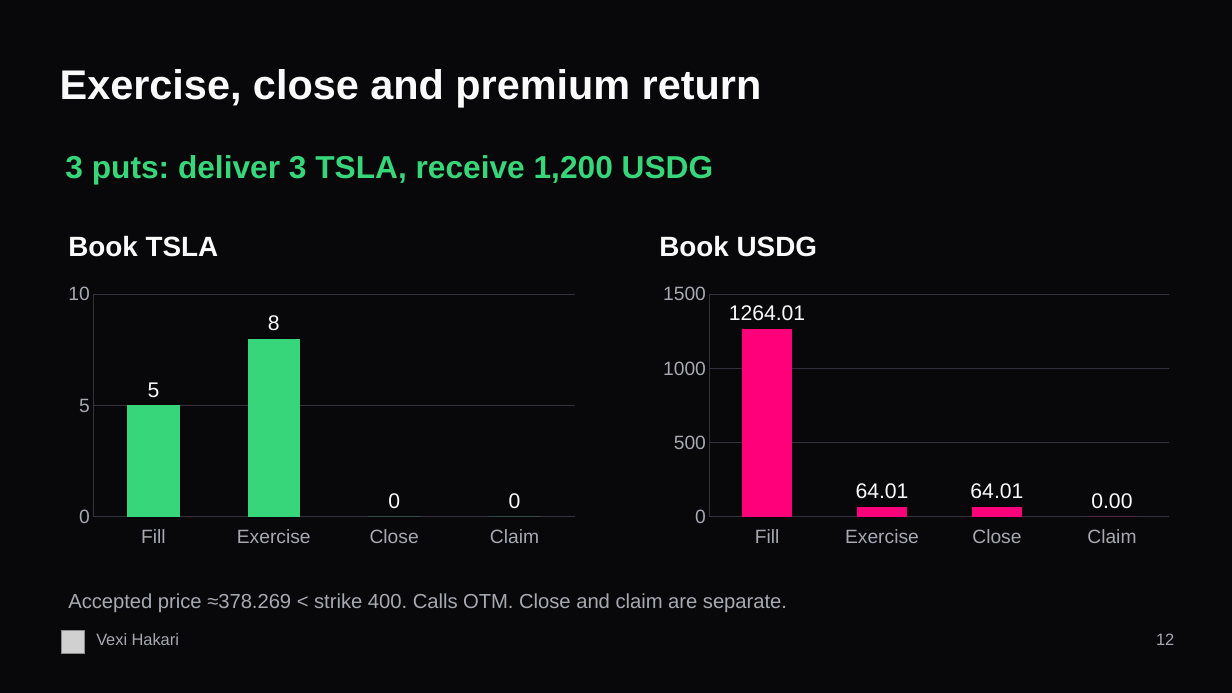
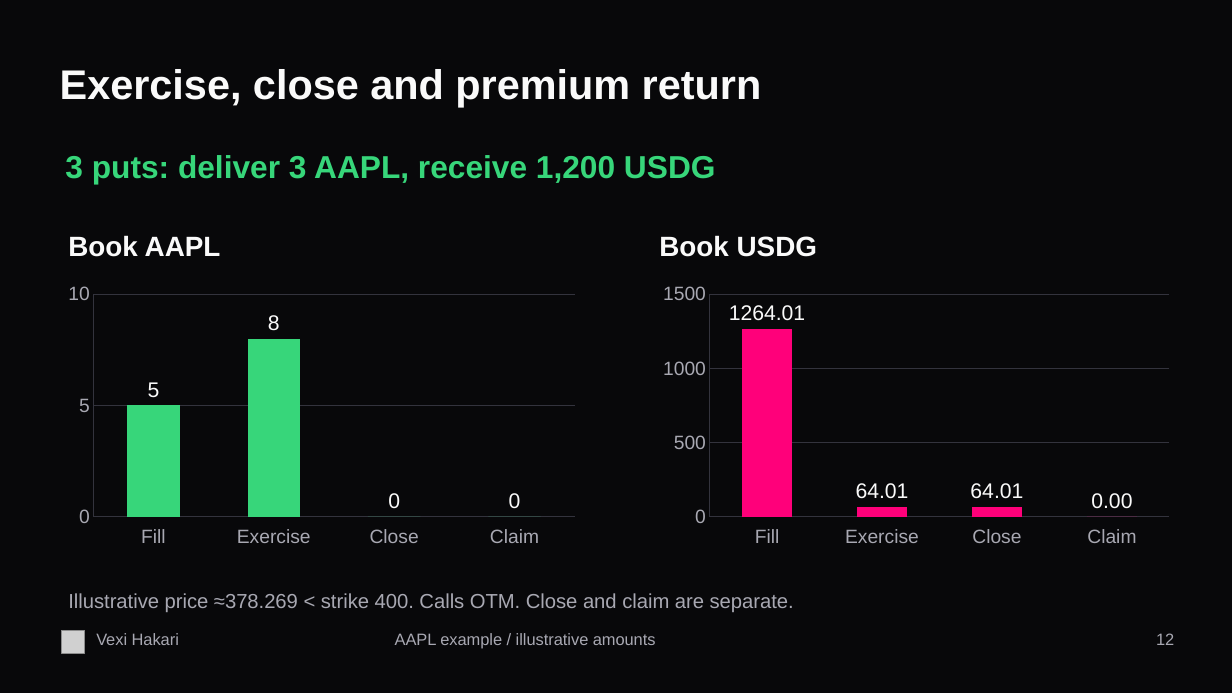
Before and after one commit to vexi-v1/vexi-hakari, a slide deck: slide 12 of docs/presentations/Vexi-Hakari-6min-EN.pptx. Drawn at 1232x693 pixels with LibreOffice and Linux fonts; fonts in the diff are those of the drawing; grey boxes stand for pictures. Boxes give left, top, right and bottom in pixels: in the first picture for what was removed or moved away, otherwise in the second. Text is boxed around its words. In the diff, an @@ line names an element or a change of style, - is before the commit and + after.

Commit message:
docs: use AAPL in bilingual six-minute demo artifacts

```diff
--- a/docs/presentations/Vexi-Hakari-6min-EN.pptx
+++ b/docs/presentations/Vexi-Hakari-6min-EN.pptx
@@ text at <box>65,155,716,184</box>: text changed @@
-3 puts: deliver 3 TSLA, receive 1,200 USDG
+3 puts: deliver 3 AAPL, receive 1,200 USDG
@@ text at <box>68,235,221,257</box>: text changed @@
-Book TSLA
+Book AAPL
@@ text at <box>68,593,794,612</box>: text changed @@
-Accepted price ≈378.269 < strike 400. Calls OTM. Close and claim are separate.
+Illustrative price ≈378.269 < strike 400. Calls OTM. Close and claim are separate.
@@ text added at <box>395,633,656,649</box>, 12.8 pt, text #A8A8B2 @@
+AAPL example / illustrative amounts
```
Also in this commit, not shown: 9 other slides changed, 5 other files.
